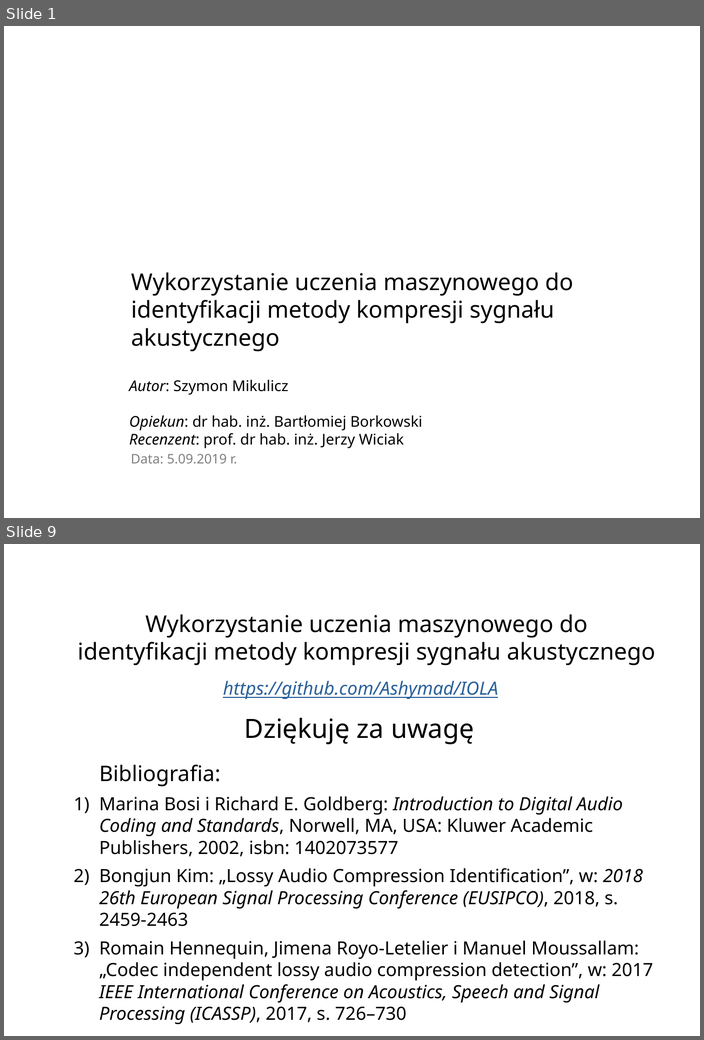
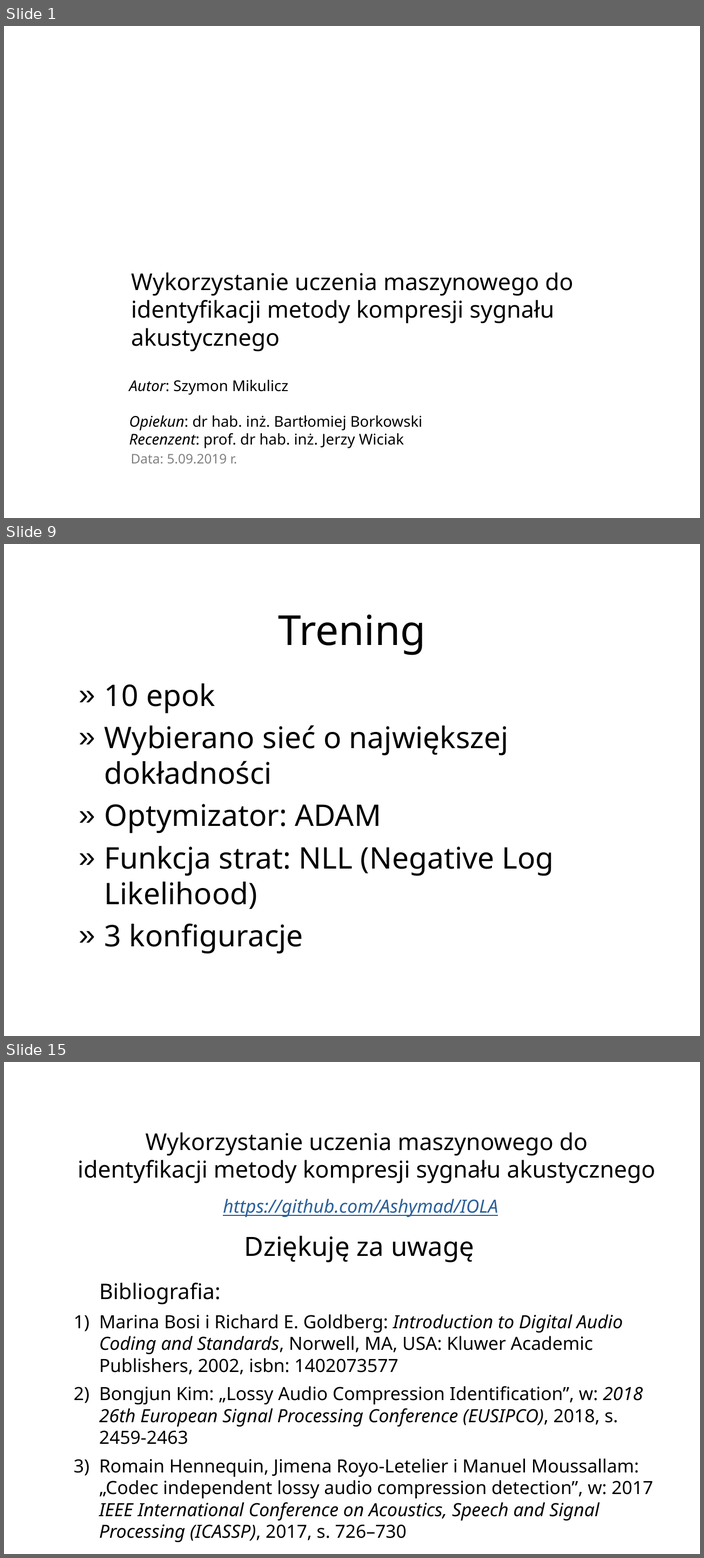
Before and after one commit to Ashymad/IOLA, a slide deck: prez/IOLAv3.odp. Shown one above the other, each under a label of ours: slides 1 and 9 before the commit, slides 1, 9 and 15 after it; the slides between them are not shown. The pictures are 704x1040 and 704x1558 pixels, drawn with LibreOffice and Linux fonts; fonts in the diff are those of the drawing; background and template pictures are left out. Boxes give left, top, right and bottom in pixels: in the first picture for what was removed or moved away, otherwise in the second. Text is boxed around its words. In the diff, an @@ line names an element or a change of style, - is before the commit and + after.

```diff
--- a/prez/IOLAv3.odp
+++ b/prez/IOLAv3.odp
@@ slide 9 added at <box>4,544,700,1036</box>, background picture (left out) @@
@@ title added at <box>278,614,426,655</box>, 50 pt, text #000000 @@
+Trening
@@ text added at <box>104,683,554,954</box>, 36 pt, text #000000 @@
+» 10 epok
+» Wybierano sieć o największej dokładności
+» Optymizator: ADAM
+» Funkcja strat: NLL (Negative Log Likelihood)
+» 3 konfiguracje
@@ what was slide 9 is now slide 15 @@
```
Also in this commit, not shown: 2 slides changed, 9 other slides added, 4 slides removed, 1 other file.
